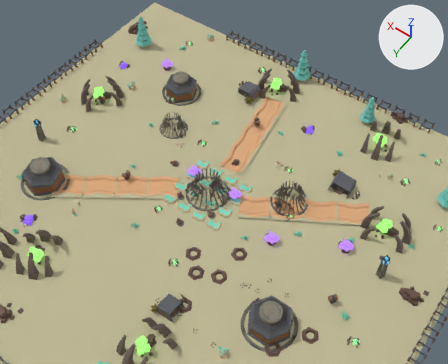
One commit to the glTF model game/assets/forge/worlds/verdant.glb: the scene before it, then after it.
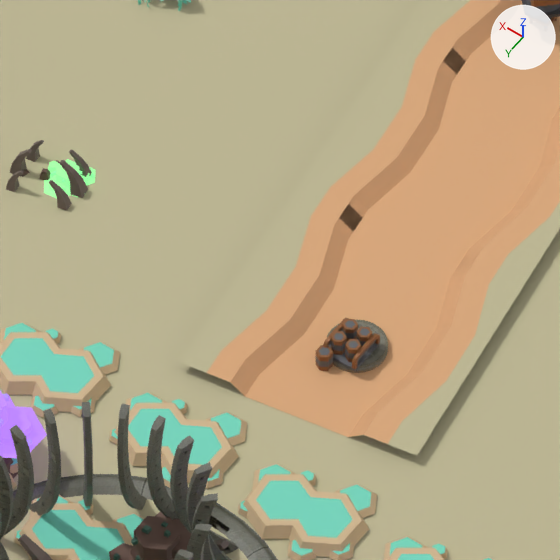
Each version appears first from a camera (50 mm lens) standing at (-83.5, 106.8, 180.0) and looking at (0.8, -11.2, -5.4), and next in a close-up on the part from 44% to 58% of the width and 34% to 51% of the height. Lighting does not change. The marker at upper right points along +X, +Y and +Z. The first two pictures are the older version. Where no turn or scale is listed for an object, it has been applied to the vertices.

In view in the first close-up: 'Mesh_ground_pathStraight_1.008', 'Mesh_ground_pathStraight_1.009', 'Mesh_ground_pathStraight_2.008', 'Mesh_ground_pathStraight_2.009', 'Mesh_ground_pathStraight_2.010', 'SeedVaultArch__mesh_51_Mesh_tall_arch_subset_0', 'ground_grass.136', 'ground_grass.151', 'ground_grass.152', 'ground_grass.153', 'ground_grass.168', 'ground_grass.169' and 56 more.
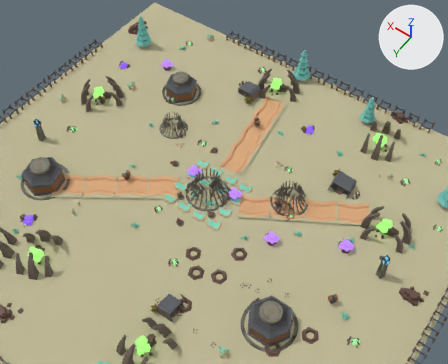
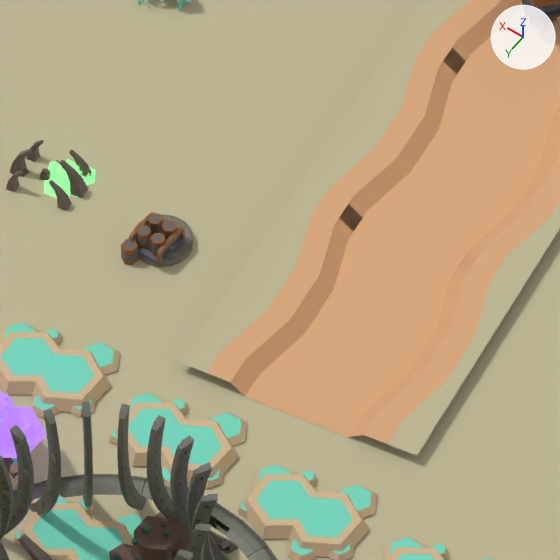
ob_rootwall_south__rootwall_south is not drawn itself; it is the parent of ob_rootwall_south__ringbarrier, ob_rootwall_south__barrier, ob_rootwall_south__crate.

Pixel boxes [x1, y1, x2, y2] of what changed, in the close-ups (560 x 560 px):
'RootWall_South__mesh_50_Mesh_tank_a_subset_0', moved: before [328, 320, 387, 366]; after [136, 215, 192, 260]
'RootWall_South__Mesh_barrels_rail_2', moved: before [323, 318, 380, 369]; after [128, 212, 185, 263]
'RootWall_South__mesh_50_Mesh_tank_a_subset_1', moved: before [327, 320, 388, 373]; after [134, 215, 193, 267]
'RootWall_South__Mesh_barrels_rail_1', moved: before [329, 329, 377, 372]; after [134, 223, 182, 265]
'RootWall_South__Mesh_barrel.001', moved: before [316, 345, 333, 371]; after [121, 239, 138, 265]
'RootWall_South__Mesh_barrel', moved: before [331, 331, 347, 355]; after [136, 225, 151, 249]
'RootWall_South__Mesh_barrel_1.001', moved: before [316, 347, 333, 367]; after [121, 241, 138, 261]
'RootWall_South__Mesh_barrel_2.002', moved: before [345, 339, 361, 362]; after [150, 233, 166, 256]
'RootWall_South__Mesh_barrel_2', moved: before [342, 319, 358, 341]; after [147, 213, 163, 235]
'RootWall_South__Mesh_barrel_1', moved: before [331, 333, 347, 351]; after [136, 227, 152, 245]
'RootWall_South__Mesh_barrel_2.001', moved: before [357, 327, 373, 347]; after [161, 221, 177, 239]
'RootWall_South__Mesh_barrel_3', moved: before [342, 321, 358, 339]; after [148, 215, 163, 233]
'RootWall_South__Mesh_barrels_rail', moved: before [333, 343, 380, 372]; after [138, 237, 185, 265]
'RootWall_South__Mesh_barrel_3.002', moved: before [345, 341, 358, 359]; after [150, 235, 163, 252]
'RootWall_South__Mesh_barrel_3.001', moved: before [357, 328, 370, 346]; after [162, 223, 174, 240]

What the commit changed:
Object 'RootWall_South__RootWall_South' (ob_rootwall_south__rootwall_south) moves from (0.0, -18.0, 0.0) to (10.0, -18.0, 0.0).
